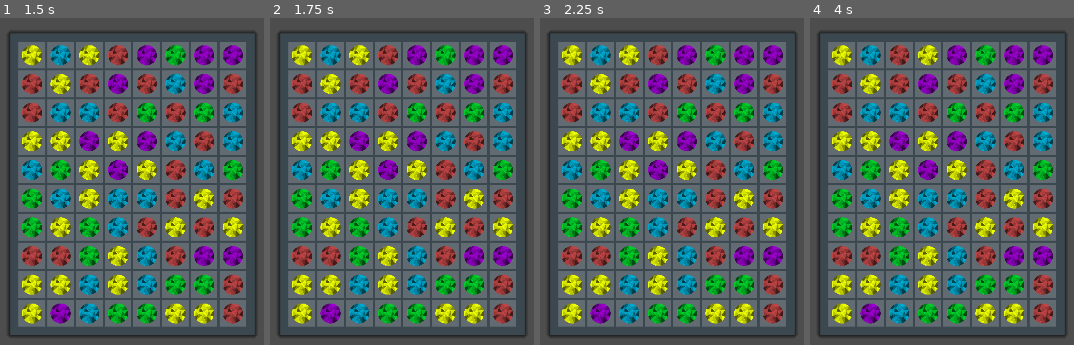
Above: before the commit, frames 1-4 (left to right).
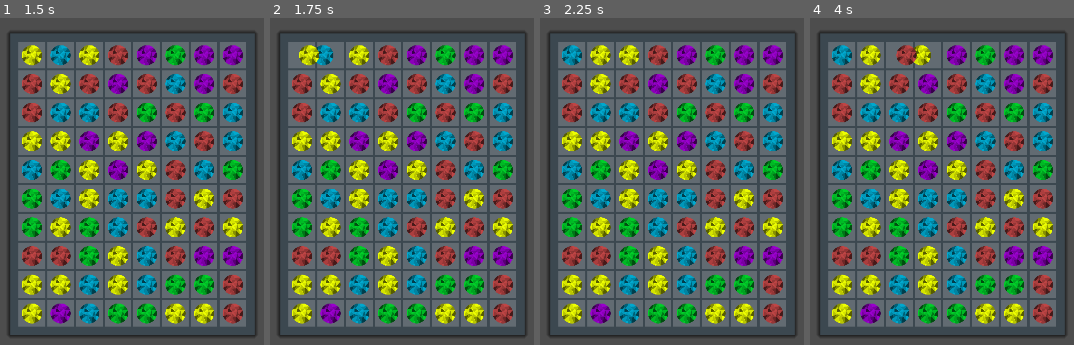
Above: after the commit, the same moments.

Repository: kuma-gee/holo-crush
Game: Godot game, scene res://src/game.tscn
Two runs of this game, one before a commit and one after it. Both use one fixed random seed, a clock stepped at 60 frames per second and the inputs below. The engine's default icon, where the game draws it, is replaced by a stand-in: a white triangle on a blue panel in a dark square.
Inputs (mouse positions are in pixels of both pictures, inside the frame that each line leads up to):
- Up to frame 1 (1.5 s): tap Enter at 0.5 s; drag from (31, 53) to (211, 86) at 0.52 s; drag from (60, 53) to (92, 273) at 1.27 s
- Up to frame 2 (1.75 s): no input
- Up to frame 3 (2.25 s): move the mouse to (629, 53) at 2.02 s; tap Alt at 2.1 s; click (629, 53) at 2.17 s
- Up to frame 4 (4 s): tap Space at 2.75 s; drag from (928, 53) to (outside the picture) at 2.77 s; drag from (957, 53) to (981, 184) at 3.52 s

Frame 1 is identical in both runs. In frame 2, 0.9% of the frame differs, in the area x 8-27%, y 8-15%; in frame 3, 0.8%; in frame 4, 1.7%, in the area x 8-49%, y 8-15%.

Commit message:
fixes for build and release

Diff:
--- a/godot/src/game.tscn
+++ b/godot/src/game.tscn
@@ -42,7 +42,6 @@
 script = ExtResource("4_egjxx")
 width = 8
 height = 10
-debug = true
 
 [node name="Grid" type="GridContainer" parent="CenterContainer/MarginContainer/MarginContainer2" node_paths=PackedStringArray("data", "pieces_root")]
 layout_mode = 2
--- a/godot/src/piece/basic_green.tscn
+++ b/godot/src/piece/basic_green.tscn
@@ -4,5 +4,5 @@
 
 [node name="BasicGreen" instance=ExtResource("1_f5la7")]
 
-[node name="Sprite2D" parent="." index="0"]
+[node name="Sprite2D" parent="." index="1"]
 modulate = Color(0, 0.811765, 0.160784, 1)
--- a/godot/src/piece/basic_purple.tscn
+++ b/godot/src/piece/basic_purple.tscn
@@ -4,5 +4,5 @@
 
 [node name="BasicPurple" instance=ExtResource("1_4ufh7")]
 
-[node name="Sprite2D" parent="." index="0"]
+[node name="Sprite2D" parent="." index="1"]
 modulate = Color(0.607843, 0, 0.811765, 1)
--- a/godot/src/piece/basic_red.tscn
+++ b/godot/src/piece/basic_red.tscn
@@ -4,5 +4,5 @@
 
 [node name="BasicRed" instance=ExtResource("1_ntmcy")]
 
-[node name="Sprite2D" parent="." index="0"]
+[node name="Sprite2D" parent="." index="1"]
 modulate = Color(0.74902, 0.270588, 0.270588, 1)
--- a/godot/src/piece/basic_yellow.tscn
+++ b/godot/src/piece/basic_yellow.tscn
@@ -4,5 +4,5 @@
 
 [node name="BasicYellow" instance=ExtResource("1_jh0uh")]
 
-[node name="Sprite2D" parent="." index="0"]
+[node name="Sprite2D" parent="." index="1"]
 modulate = Color(0.933333, 1, 0, 1)
Not shown, changed: godot/export_presets.cfg
Not shown, changed: .github/workflows/release.yml
Not shown, changed: .github/workflows/test.yml
Not shown, removed: package.json
Not shown, changed: scripts/publish.sh
